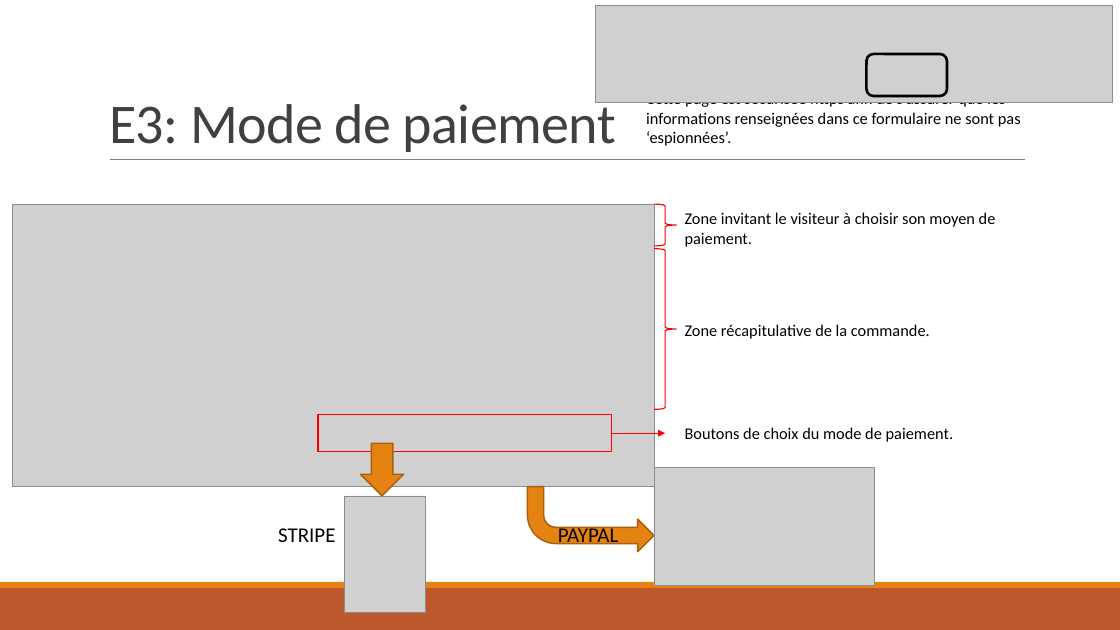
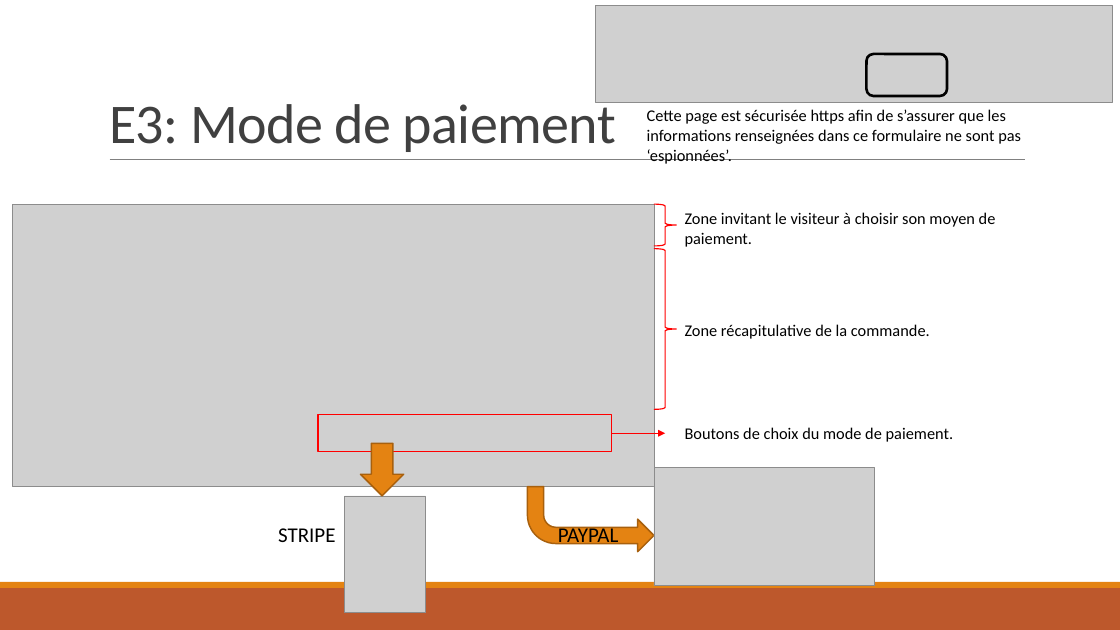
Before and after one commit to MarcoDec/Billets_Louvre, a slide deck: slide 6 of documentation/Livrables/Descriptif fonctionnel.pptx. Drawn at 1120x630 pixels with LibreOffice and Linux fonts; fonts in the diff are those of the drawing; grey boxes stand for pictures. Boxes give left, top, right and bottom in pixels: in the first picture for what was removed or moved away, otherwise in the second. Text is boxed around its words. In the diff, an @@ line names an element or a change of style, - is before the commit and + after.

```diff
--- a/documentation/Livrables/Descriptif fonctionnel.pptx
+++ b/documentation/Livrables/Descriptif fonctionnel.pptx
@@ text "Cette page est sécurisée https ...": place and size @@
-text "Cette page est sécurisée https ..." at [646, 91, 1021, 146]
+text "Cette page est sécurisée https ..." at [647, 109, 1021, 164]
```
Also in this commit, not shown: 1 other slide changed, 25 other files.
